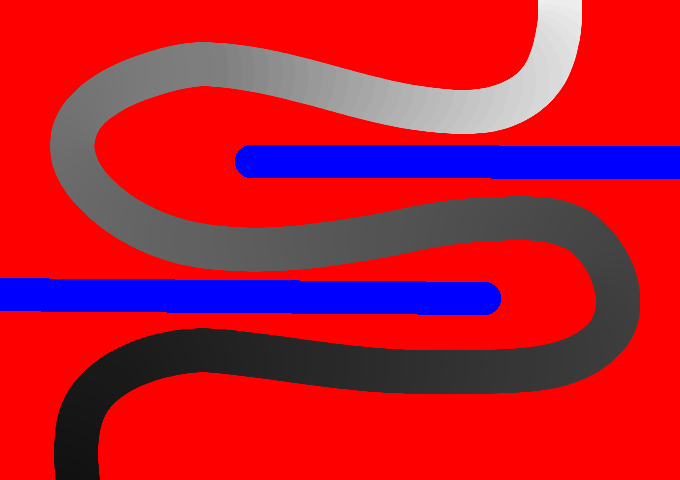
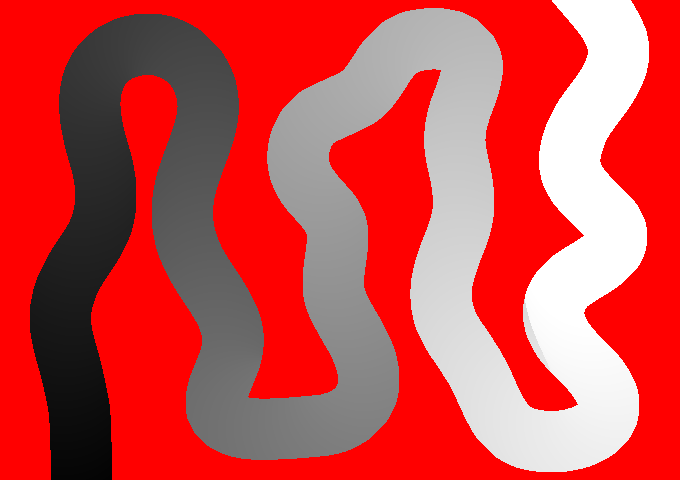
Revision of a layered 680 x 480 image; what changed, layer by layer:
moved "Background" above "track", painted on it over (0, 0, 680, 480)
removed layer "Layer" over (0, 0, 680, 480)
renamed "Layer #1" to "track", painted on it over (0, 0, 680, 480)
